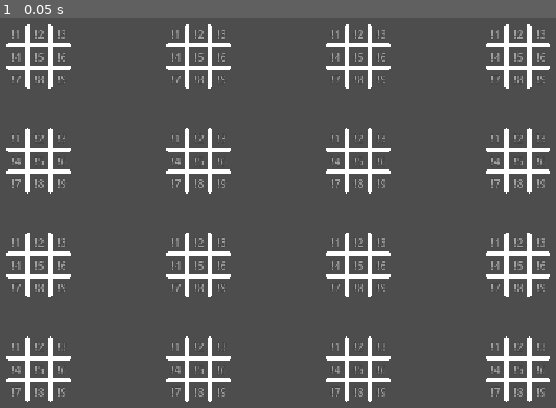
Above: before the commit, frame 1.
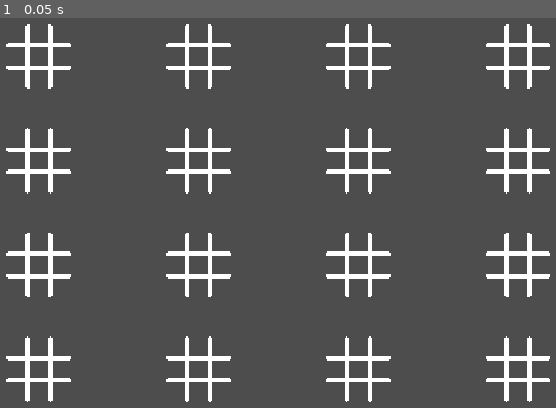
Above: after the commit, the same moment.

Repository: SurWeaver/TwItCh-TAC-TOE
Game: Godot game, scene res://game_scenes/duel_hall.tscn
The game is run twice, just before and just after one commit, with the same random seed, the same clock (stepped at 60 frames per second) and the same inputs. The project has no main scene, so this scene is started directly.
Inputs:
- Up to frame 1 (0.05 s): no input

The runs differ from the first frame. In frame 1, 2.1% of the frame differs, in the area x 2-99%, y 3-98%.

Commit message:
Добавил изначальную прозрачность ui, подсвечивающему места для хода

Diff:
--- a/ui_scenes/grid_input_helper.gd
+++ b/ui_scenes/grid_input_helper.gd
@@ -9,6 +9,8 @@
 
 @export var _helper_visible_color: Color
 
+func _ready() -> void:
+	modulate = Color.TRANSPARENT
 
 func show_all() -> void:
 	for child in get_children():
